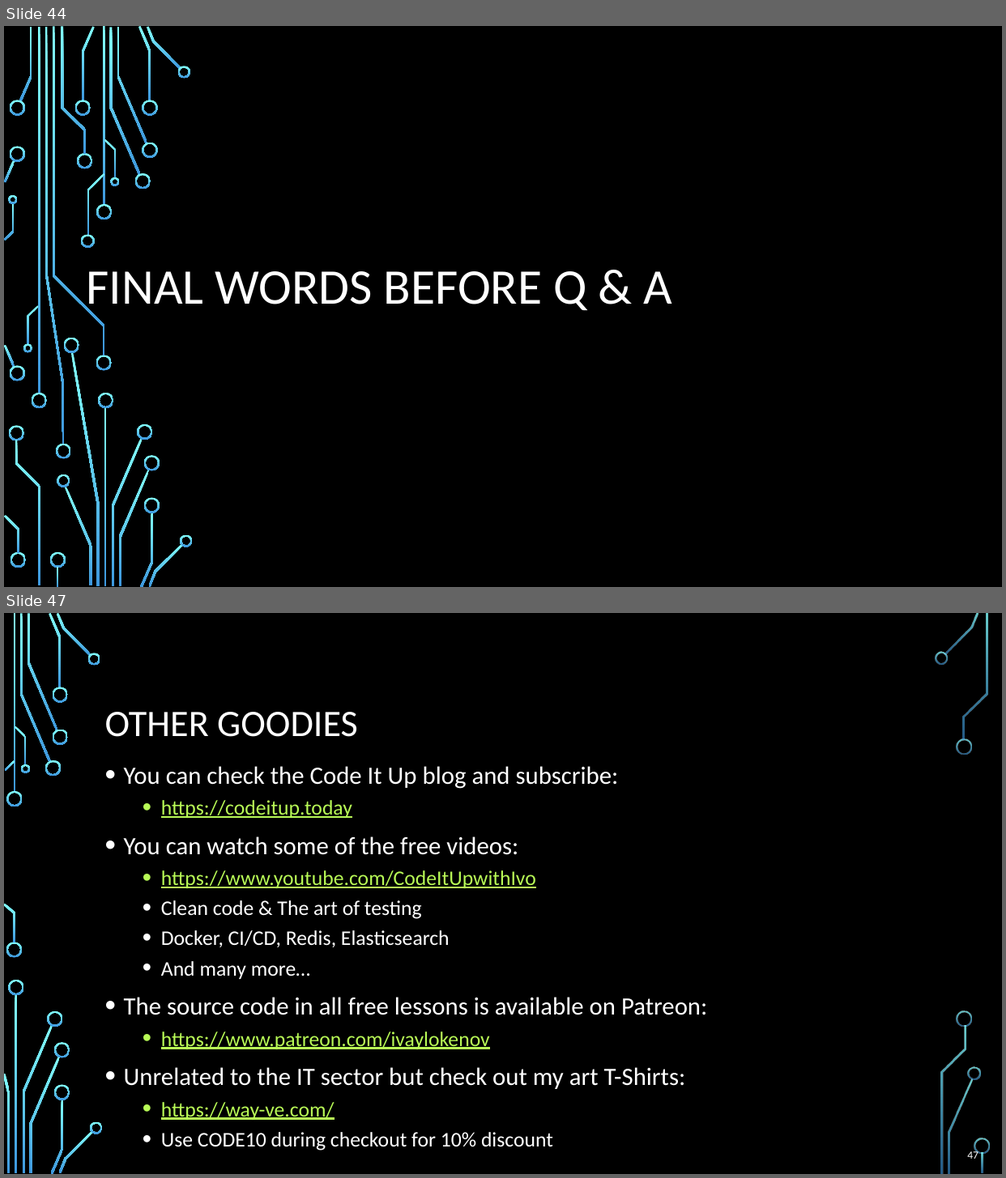
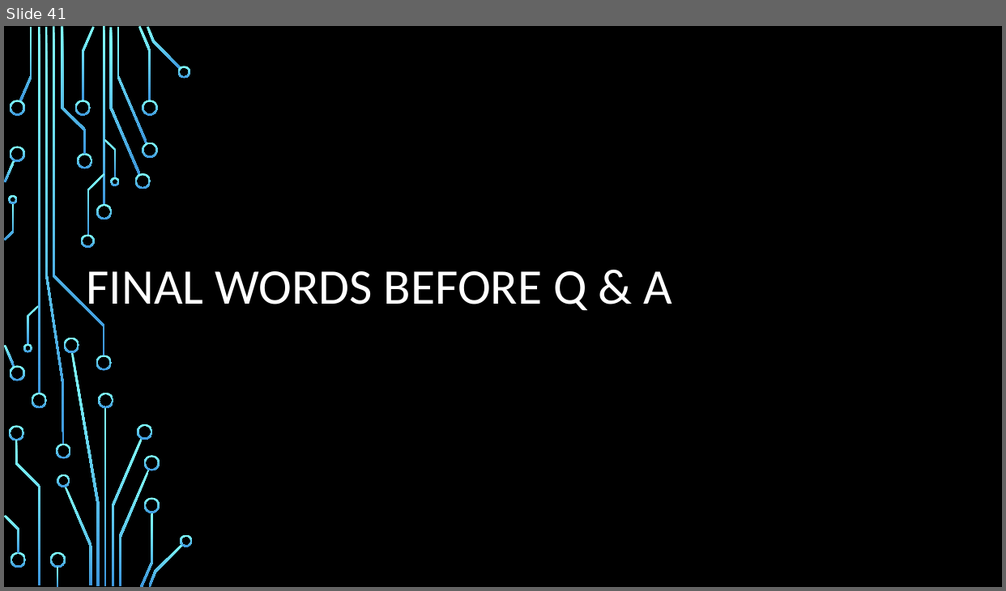
Before and after one commit to profjordanov/doctorate, a slide deck: resources/Software-Architecture-S/Presentation-Part1-Fundamentals-And-Essentials.pptx. Shown one above the other, each under a label of ours: slides 44 and 47 before the commit, slide 41 after it; the slides between them are not shown. The pictures are 1006x1178 and 1006x591 pixels, drawn with LibreOffice and Linux fonts; fonts in the diff are those of the drawing; background and template pictures are left out. Boxes give left, top, right and bottom in pixels: in the first picture for what was removed or moved away, otherwise in the second. Text is boxed around its words. In the diff, an @@ line names an element or a change of style, - is before the commit and + after.

```diff
--- a/resources/Software-Architecture-S/Presentation-Part1-Fundamentals-And-Essentials.pptx
+++ b/resources/Software-Architecture-S/Presentation-Part1-Fundamentals-And-Essentials.pptx
@@ slide 47 removed at (4,613,1002,1174), background picture (left out) @@
@@ title removed at (105,712,358,737) @@
-OTHER GOODIES
@@ text removed at (124,766,707,1151) @@
-• You can check the Code It Up blog and subscribe:
-  • https://codeitup.today
-• You can watch some of the free videos:
-  • https://www.youtube.com/CodeItUpwithIvo
-  • Clean code & The art of testing
-  • Docker, CI/CD, Redis, Elasticsearch
-  • And many more…
-• The source code in all free lessons is available on Patreon:
-  • https://www.patreon.com/ivaylokenov
-• Unrelated to the IT sector but check out my art T-Shirts:
-  • https://way-ve.com/
-  • Use CODE10 during checkout for 10% discount
@@ page number removed at (967,1150,978,1159) @@
-47
@@ group removed at (4,613,990,1174): 33 freeform shapes, 3 rectangles @@
@@ what was slide 44 is now slide 41 @@
```
Also in this commit, not shown: 8 other slides removed, 1 other file.
